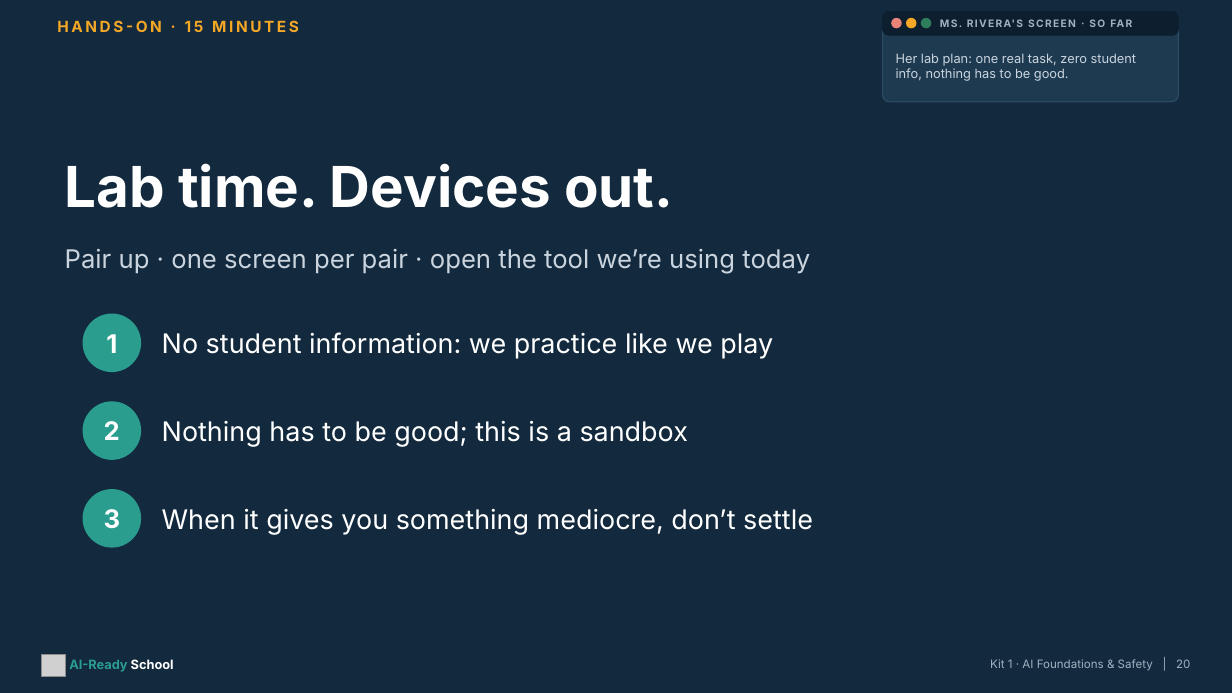
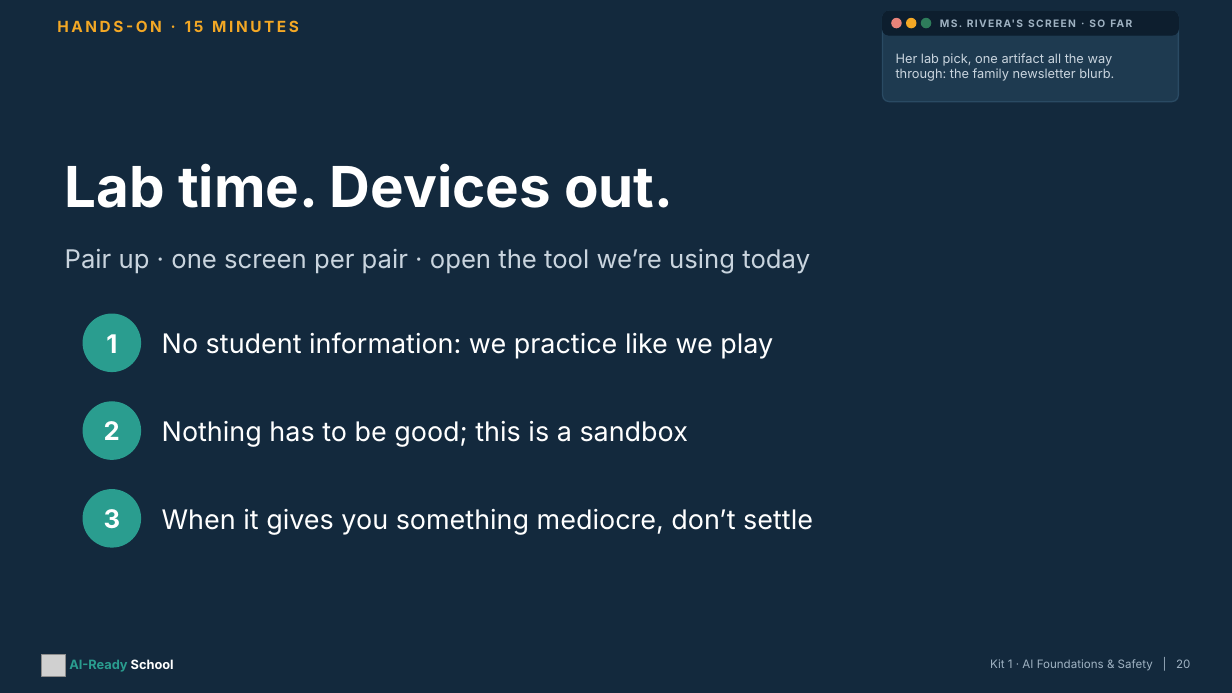
Before and after one commit to aspinozzi1/Ai-School-Ready, a slide deck: slide 20 of kits/kit01-tpt/Kit01_PresentationDeck.pptx. Drawn at 1232x693 pixels with LibreOffice and Linux fonts; fonts in the diff are those of the drawing; grey boxes stand for pictures. Boxes give left, top, right and bottom in pixels: in the first picture for what was removed or moved away, otherwise in the second. Text is boxed around its words. In the diff, an @@ line names an element or a change of style, - is before the commit and + after.

```diff
--- a/kits/kit01-tpt/Kit01_PresentationDeck.pptx
+++ b/kits/kit01-tpt/Kit01_PresentationDeck.pptx
@@ text at [896,53,1114,81]: text changed @@
-Her lab plan: one real task, zero student info, nothing has to be good.
+Her lab pick, one artifact all the way through: the family newsletter blurb.
```
Also in this commit, not shown: 3 other slides changed, 9 other files.
